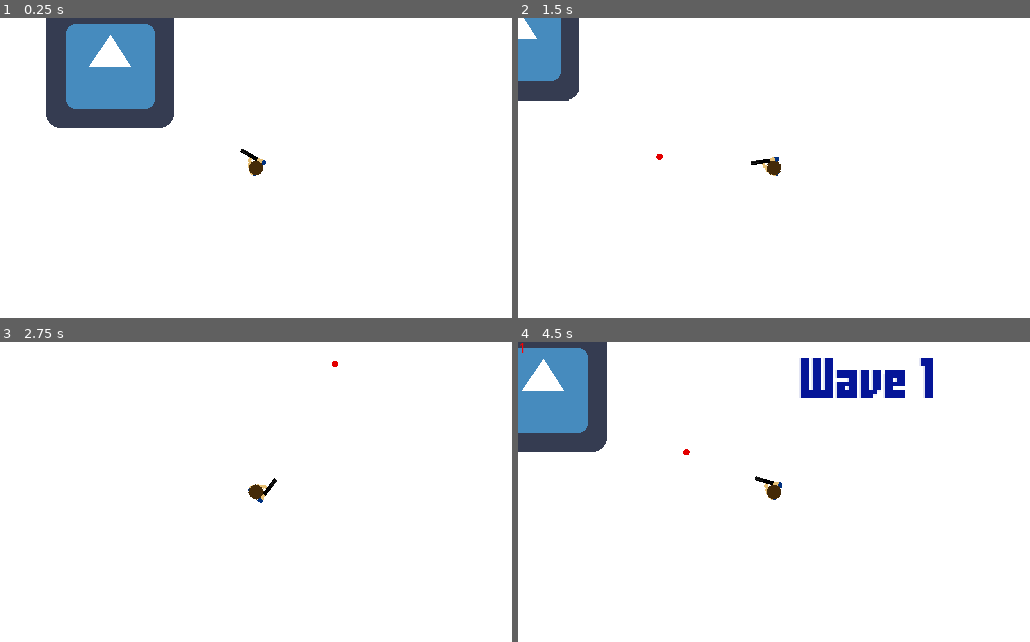
Above: before the commit, frames 1-4 (two rows, left to right).
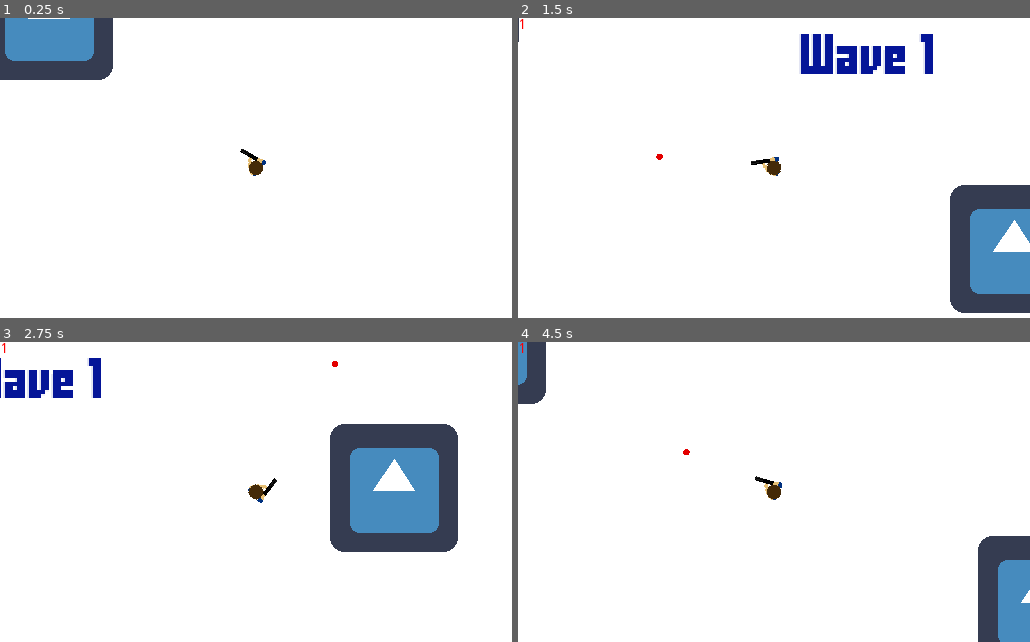
Above: after the commit, the same moments.

Repository: oluthje/Zomber
Game: Godot game, scene res://Main.tscn
Same seed, same stepped clock (60 frames per second), same inputs: the game is played once before the commit and once after it. The engine's default icon, where the game draws it, is replaced by a stand-in: a white triangle on a blue panel in a dark square.
Inputs (mouse positions are in pixels of both pictures, inside the frame that each line leads up to):
- Up to frame 1 (0.25 s): no input
- Up to frame 2 (1.5 s): tap Enter at 0.5 s; move the mouse to (886, 153) at 0.52 s; press the mouse at (886, 153) at 0.53 s; hold D (right) 0.53-1.28 s; move the mouse to (671, 183) at 1.27 s; release the mouse at (671, 183) at 1.28 s; hold S (down) from 1.28 s (still down); click (671, 183) at 1.35 s
- Up to frame 3 (2.75 s): move the mouse to (307, 426) at 2.02 s; release S (down) at 2.03 s; press the mouse at (307, 426) at 2.03 s; hold D (right) from 2.03 s (still down)
- Up to frame 4 (4.5 s): move the mouse to (748, 552) at 2.77 s; release D (right) at 2.78 s; release the mouse at (748, 552) at 2.78 s; hold W (up) 2.78-3.53 s; click (748, 552) at 2.85 s; move the mouse to (927, 537) at 3.52 s; press the mouse at (927, 537) at 3.53 s; hold A (left) from 3.53 s (still down); move the mouse to (620, 447) at 4.27 s; release the mouse at (620, 447) at 4.28 s; click (620, 447) at 4.35 s

The runs differ from the first frame. In frame 1, 9.8% of the frame differs, in the area x 0-34%, y 0-37%; in frame 2, 11%; in frame 3, 11%; in frame 4, 12%, in the area x 0-100%, y 0-100%.

Commit message:
Added wave system
Zombies spawn in waves zombie_num += 1 every wave and there is a rest time between waves.

Diff:
--- a/Game.tscn
+++ b/Game.tscn
@@ -53,6 +53,11 @@
 }
 
 [node name="Sprite2" type="Sprite" parent="."]
-position = Vector2( 374, 216 )
+position = Vector2( 313.347, 168.064 )
 z_index = -1
 texture = ExtResource( 6 )
+
+[node name="Sprite3" type="Sprite" parent="."]
+position = Vector2( 872.922, 428.287 )
+z_index = -1
+texture = ExtResource( 6 )
--- a/SpawnSystem.gd
+++ b/SpawnSystem.gd
@@ -6,18 +6,27 @@
 onready var rest_timer = get_node("RestTimer")
 onready var spawn_timer = get_node("SpawnTimer")
 
+# Wave variables
 var wave_num = 0
+var wave_time = 12
+var wave_rest_time = 1
+var can_advance_to_next_wave = true
 
 # Spawning variables
 var num_zombies = 3
 var zombies_left = 3
 var spawn_time = 0
-var wave_time = 12
 
-#func _physics_process(delta):
-#	var time_left = spawn_timer.get_time_left()
-#	var label = get_node("Label")
-#	label.set_text(str(time_left))
+func _physics_process(delta):
+	var zombies_alive = get_tree().get_nodes_in_group("enemies").size()
+	if zombies_alive <= 0 and can_advance_to_next_wave:
+		rest_timer.set_wait_time(wave_rest_time)
+		rest_timer.start()
+		can_advance_to_next_wave = false
+
+	zombies_alive = get_tree().get_nodes_in_group("enemies").size()
+	var label = get_node("Label")
+	label.set_text(str(zombies_alive))
 
 func next_wave():
 	wave_num += 1
@@ -27,11 +36,7 @@
 	set_wave_label_text()
 	spawn_panning_wave_label()
 
-	# get time between zombie spawns
 	var spawn_time = float(wave_time)/float(num_zombies)
-	print("spawn_time: " + str(spawn_time))
-
-	# Set zombie spawner timer
 	spawn_timer.set_wait_time(spawn_time)
 	spawn_timer.start()
 
@@ -60,13 +65,12 @@
 	return spawners[rand_num].get_global_position()
 
 func _on_SpawnTimer_timeout():
-	print(zombies_left)
 	if zombies_left > 0:
 		zombies_left -= 1
 		spawn_zombie()
+		spawn_timer.start()
 	else:
-		next_wave()
+		can_advance_to_next_wave = true
 
 func _on_RestTimer_timeout():
-	print("timed out")
 	next_wave()
--- a/WaveSystem.tscn
+++ b/WaveSystem.tscn
@@ -11,6 +11,7 @@
 autostart = true
 
 [node name="SpawnTimer" type="Timer" parent="."]
+one_shot = true
 
 [node name="Spawnpoints" type="Node2D" parent="."]
 
--- a/Zombie.tscn
+++ b/Zombie.tscn
@@ -6,7 +6,9 @@
 [sub_resource type="CircleShape2D" id=1]
 radius = 13.4053
 
-[node name="Zombie" type="KinematicBody2D"]
+[node name="Zombie" type="KinematicBody2D" groups=[
+"enemies",
+]]
 z_index = 1
 script = ExtResource( 2 )
 
